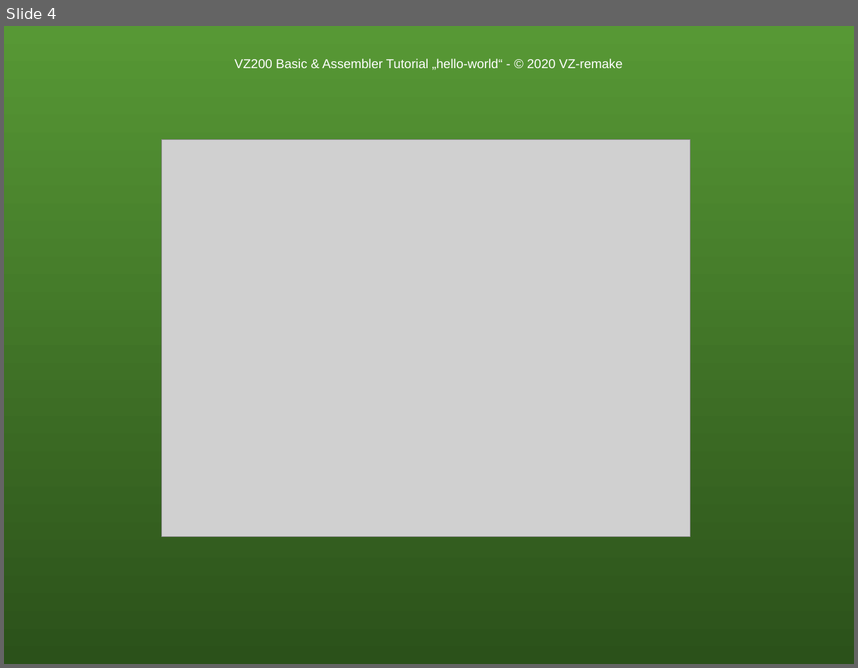
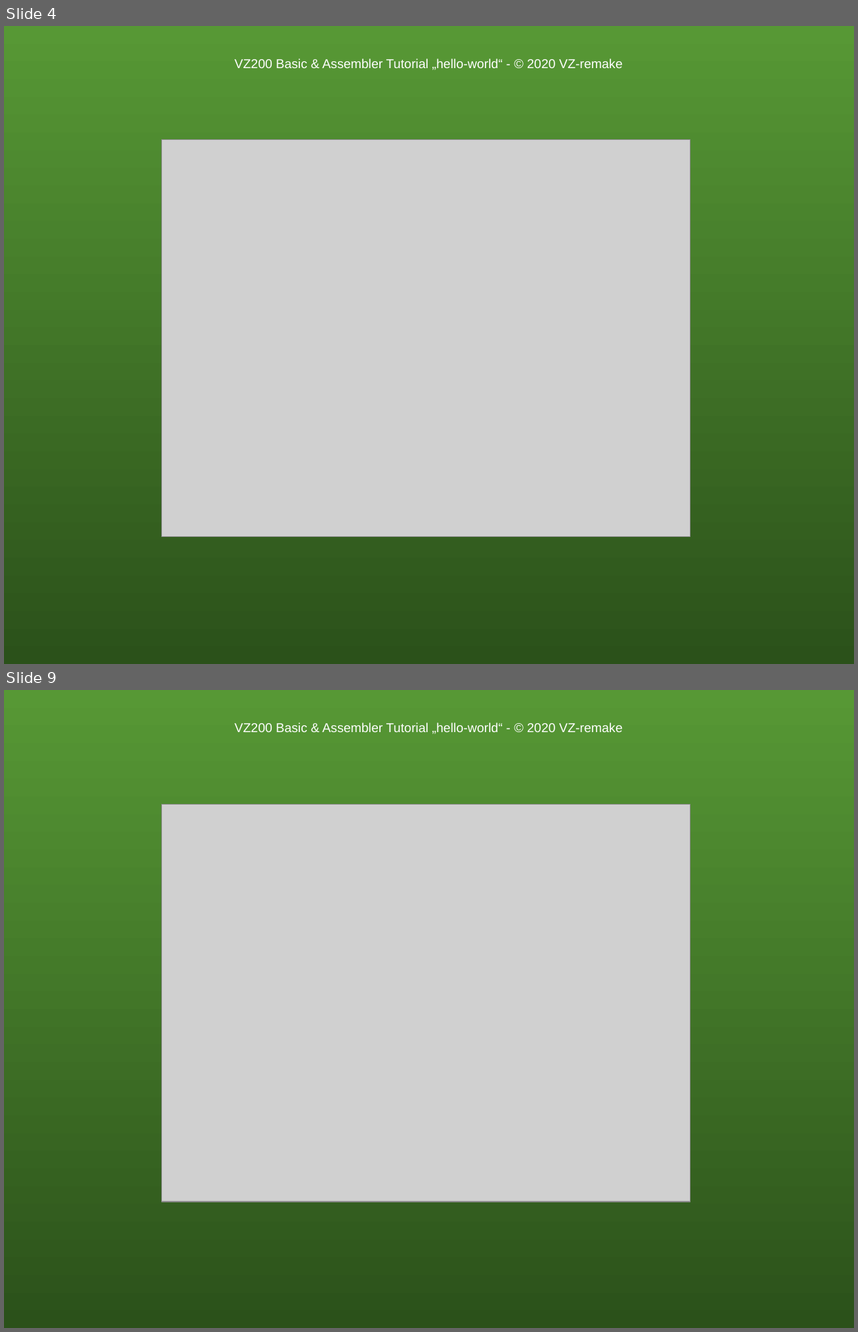
Before and after one commit to cwahlmann/vz200, a slide deck: doc/tutorial/VZ200-tutorial.odp. Shown one above the other, each under a label of ours: slide 4 before the commit, slides 4 and 9 after it; the slides between them are not shown. The pictures are 858x668 and 858x1332 pixels, drawn with LibreOffice and Linux fonts; fonts in the diff are those of the drawing; grey boxes stand for pictures; background and template pictures are left out. Boxes give left, top, right and bottom in pixels: in the first picture for what was removed or moved away, otherwise in the second. Text is boxed around its words. In the diff, an @@ line names an element or a change of style, - is before the commit and + after.

```diff
--- a/doc/tutorial/VZ200-tutorial.odp
+++ b/doc/tutorial/VZ200-tutorial.odp
@@ slide 9 added at [4,690,854,1328], background picture (left out) @@
@@ title added at [234,722,623,734], 12 pt, text #FFFFFF @@
+VZ200 Basic & Assembler Tutorial „hello-world“ - © 2020 VZ-remake
@@ picture added at [162,804,691,1201] @@
```
Also in this commit, not shown: 1 slide changed, 4 other slides added, 8 other files.
